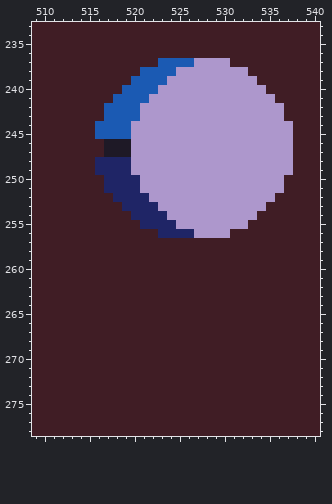
Edited in one commit: pixel-art file (Resources/wip/shariceinvader.aseprite). Above, as it was before the edit.
720x360 pixels, 1 frame. Colours within 5 levels of each other are drawn and written as one. Shown: x 509..540, y 233..278. The commit also changed other parts of the picture, which this record leaves out.
After:
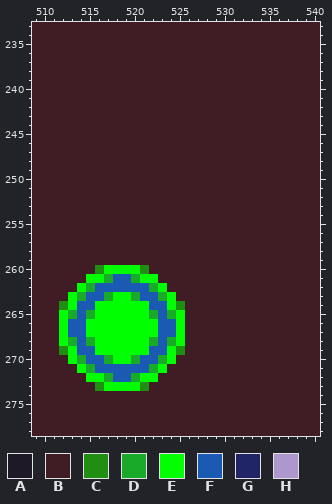
Palette (. is transparent): A #1e1926  B #401d25  C #208e13  D #19aa2a  E #00ff00  F #1b5ab3  G #1f2566  H #ad97cc
Difference:
Layer "gameplay/battlescreen/drone1A":
y 237: x 523..530 FFFFHHHH -> BBBBBBBB
y 238: x 521..532 FFFFHHHHHHHH -> BBBBBBBBBBBB
y 239: x 520..533 FFFFHHHHHHHHHH -> BBBBBBBBBBBBBB
y 240: x 519..534 FFFFHHHHHHHHHHHH -> BBBBBBBBBBBBBBBB
y 241: x 518..535 FFFFHHHHHHHHHHHHHH -> BBBBBBBBBBBBBBBBBB
y 242..243: x 517..536 FFFFHHHHHHHHHHHHHHHH -> BBBBBBBBBBBBBBBBBBBB
y 244..245: x 516..537 FFFFHHHHHHHHHHHHHHHHHH -> BBBBBBBBBBBBBBBBBBBBBB
y 246..247: x 517..537 AAAHHHHHHHHHHHHHHHHHH -> BBBBBBBBBBBBBBBBBBBBB
y 248..249: x 516..537 GGGGHHHHHHHHHHHHHHHHHH -> BBBBBBBBBBBBBBBBBBBBBB
y 250..251: x 517..536 GGGGHHHHHHHHHHHHHHHH -> BBBBBBBBBBBBBBBBBBBB
y 252: x 518..535 GGGGHHHHHHHHHHHHHH -> BBBBBBBBBBBBBBBBBB
y 253: x 519..534 GGGGHHHHHHHHHHHH -> BBBBBBBBBBBBBBBB
y 254: x 520..533 GGGGHHHHHHHHHH -> BBBBBBBBBBBBBB
y 255: x 521..532 GGGGHHHHHHHH -> BBBBBBBBBBBB
y 256: x 523..530 GGGGHHHH -> BBBBBBBB
y 260: x 516..521 BBBBBB -> CEEEEC
y 261: x 515..522 BBBBBBBB -> EEDFFDEE
y 262: x 514..523 BBBBBBBBBB -> EDFFFFFFDE
y 263: x 513..524 BBBBBBBBBBBB -> EDFFDEEDFFDE
y 264: x 512..525 BBBBBBBBBBBBBB -> CEFFEEEEEEFFEC
y 265: x 512..525 BBBBBBBBBBBBBB -> EDFDEEEEEEDFDE
y 266..267: x 512..525 BBBBBBBBBBBBBB -> EFFEEEEEEEEFFE
y 268: x 512..525 BBBBBBBBBBBBBB -> EDFDEEEEEEDFDE
y 269: x 512..525 BBBBBBBBBBBBBB -> CEFFEEEEEEFFEC
y 270: x 513..524 BBBBBBBBBBBB -> EDFFDEEDFFDE
y 271: x 514..523 BBBBBBBBBB -> EDFFFFFFDE
y 272: x 515..522 BBBBBBBB -> EEDFFDEE
y 273: x 516..521 BBBBBB -> CEEEEC
Boxes around the changes in both pictures, in picture pixels (x1, y1, x2, y2):
changed: (95, 58, 293, 238)
changed: (59, 265, 185, 391)
